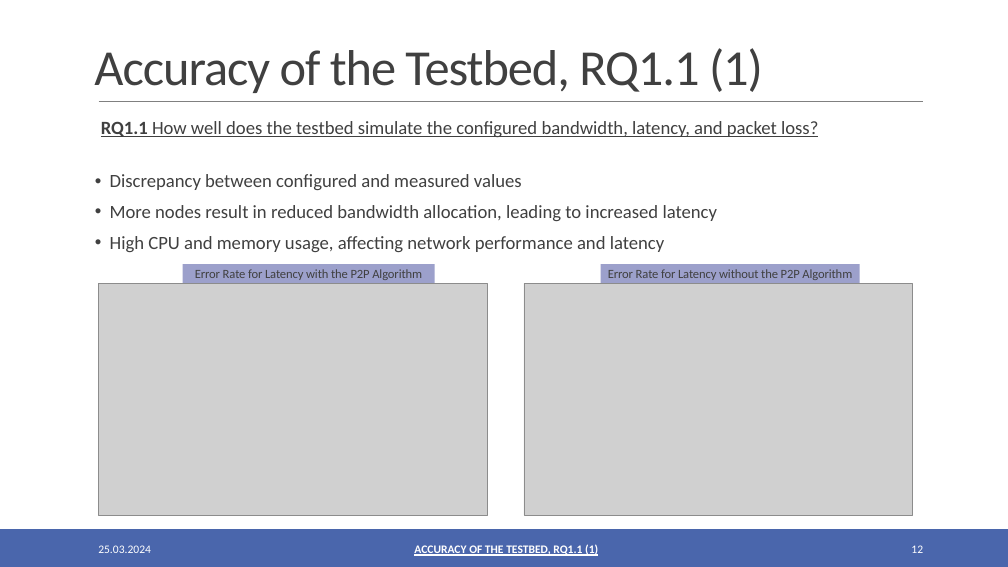
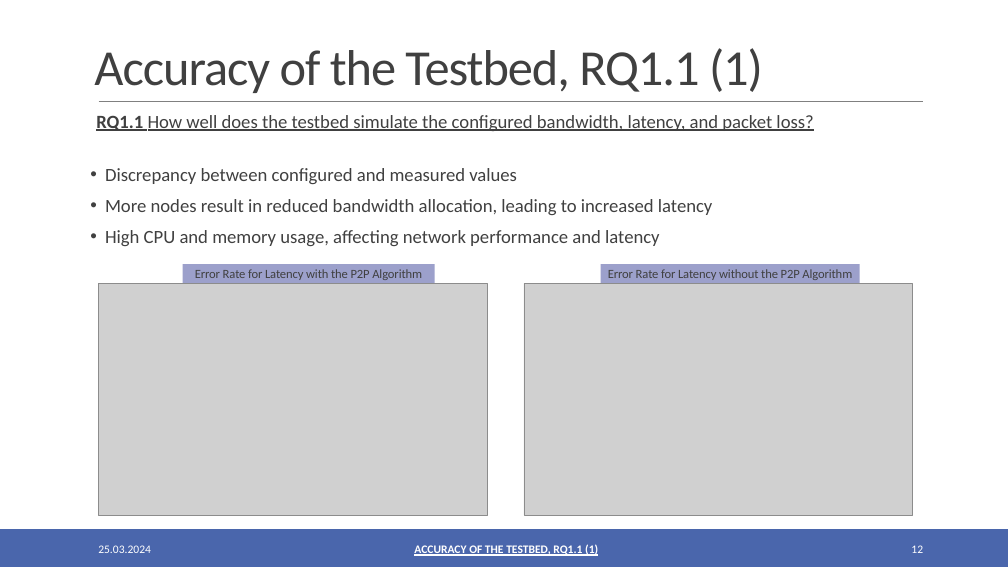
Before and after one commit to oezcankaraca/abschlussvortrag, a slide deck: slide 12 of Abschlussvortrag.pptx. Drawn at 1008x567 pixels with LibreOffice and Linux fonts; fonts in the diff are those of the drawing; grey boxes stand for pictures. Boxes give left, top, right and bottom in pixels: in the first picture for what was removed or moved away, otherwise in the second. Text is boxed around its words. In the diff, an @@ line names an element or a change of style, - is before the commit and + after.

```diff
--- a/Abschlussvortrag.pptx
+++ b/Abschlussvortrag.pptx
@@ text "RQ1.1 How well does the ..." moved from (x1=101, y1=121, x2=818, y2=252) to (x1=96, y1=115, x2=813, y2=246) @@
```
Also in this commit, not shown: 6 other slides changed, 2 other files.
